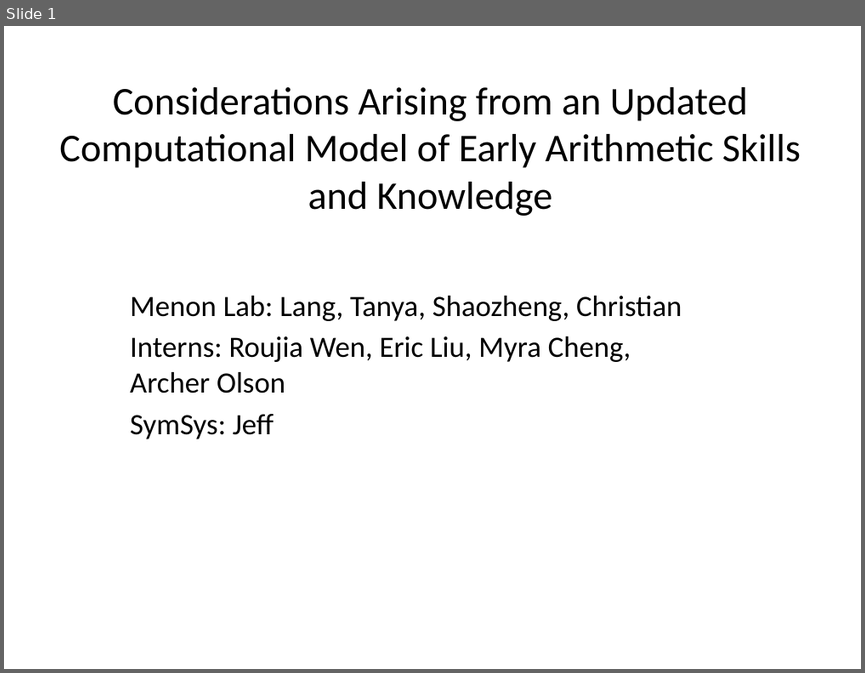
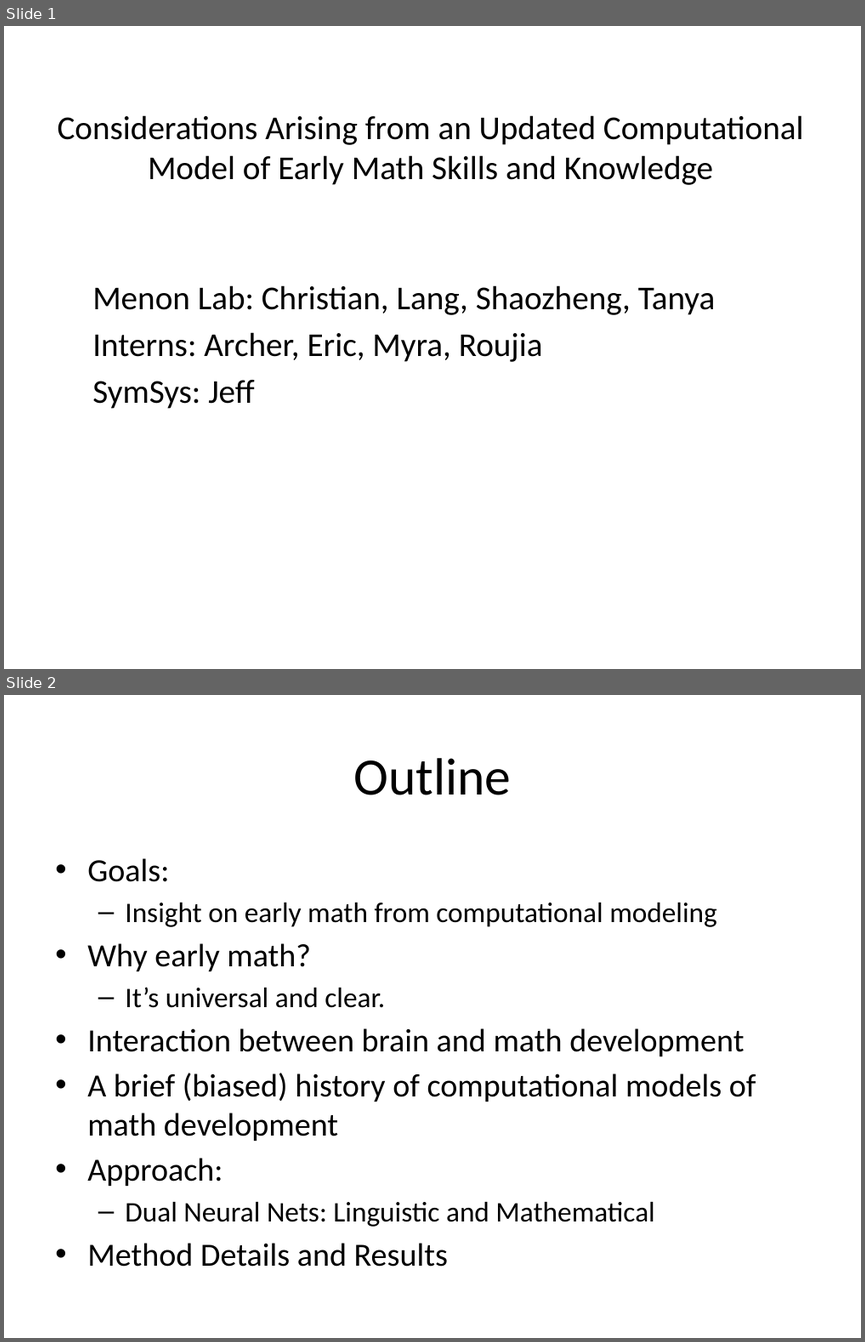
Before and after one commit to jeffshrager/scads2015, a slide deck: 201608LabPresentation.pptx. Shown one above the other, each under a label of ours: slide 1 before the commit, slides 1 and 2 after it. The pictures are 865x673 and 865x1342 pixels, drawn with LibreOffice and Linux fonts; fonts in the diff are those of the drawing. Boxes give left, top, right and bottom in pixels: in the first picture for what was removed or moved away, otherwise in the second. Text is boxed around its words. In the diff, an @@ line names an element or a change of style, - is before the commit and + after.

```diff
--- a/201608LabPresentation.pptx
+++ b/201608LabPresentation.pptx
@@ slide 2 added at bbox=[4, 695, 861, 1338], background #FFFFFF @@
@@ title added at bbox=[353, 758, 511, 795], 44 pt, text #000000 @@
+Outline
@@ text added at bbox=[87, 858, 756, 1266], 27.2 pt, text #000000 @@
+• Goals:
+  – Insight on early math from computational modeling
+• Why early math?
+  – It’s universal and clear.
+• Interaction between brain and math development
+• A brief (biased) history of computational models of math development
+• Approach:
+  – Dual Neural Nets: Linguistic and Mathematical
+• Method Details and Results
@@ slide 1 changed as well @@
@@ title at bbox=[58, 115, 804, 185]: text changed; size 33 to 28 pt @@
-Considerations Arising from an Updated Computational Model of Early Arithmetic Skills and Knowledge
+Considerations Arising from an Updated Computational Model of Early Math Skills and Knowledge
@@ subtitle "Menon Lab: Christian, Lang, Shaozheng, ...": place and size @@
-subtitle "Menon Lab: Christian, Lang, Shaozheng, ..." at bbox=[130, 295, 681, 439]
+subtitle "Menon Lab: Christian, Lang, Shaozheng, ..." at bbox=[92, 285, 715, 408]
@@ subtitle at bbox=[92, 285, 715, 362]: text changed; size 24.8 to 28 pt @@
-Menon Lab: Lang, Tanya, Shaozheng, Christian
-Interns: Roujia Wen, Eric Liu, Myra Cheng, Archer Olson
+Menon Lab: Christian, Lang, Shaozheng, Tanya
+Interns: Archer, Eric, Myra, Roujia
@@ subtitle at bbox=[92, 380, 254, 408]: size 24.8 to 28 pt in "SymSys: Jeff" @@
```
Also in this commit, not shown: 1 other slide changed, 5 other slides added, 1 slide removed.
